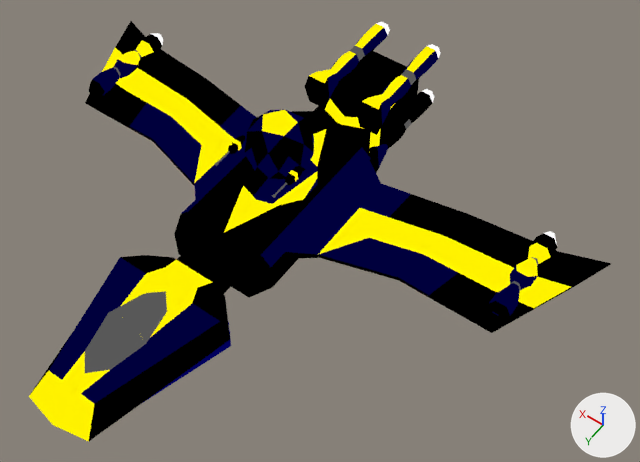
A saved change to the Blender file blender/Ship1.blend.
One viewpoint serves both versions: a camera (50 mm lens) standing at (-10.77, 13.16, 17.83) and looking at (-1.86, 0.67, -1.78). The lights are fixed; the arrows at lower right show +X, +Y and +Z.

The first picture shows 'Cockpit Connection', 'Cube', 'Cube.001', 'Cylinder', 'Cylinder.001', 'Cylinder.002', 'Engine Connection.', 'Glass', 'Main Body', 'Main wing', 'Structure', 'Turret Body', 'Wing connection'.
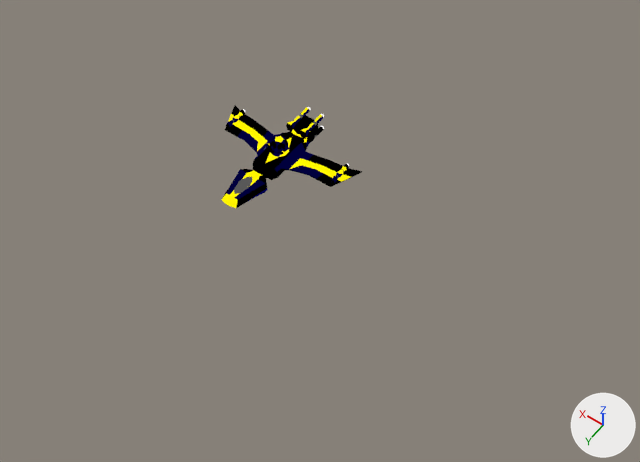
Where the newer file only moved an object's origin or applied its transform, the numbers keep the older frame.

Boxes [x1, y1, x2, y2] around the edits, measured in the pictures (640 x 462 px):
'Main wing', moved, rescaled (74% narrower, 73% shorter)
    before: [85, 21, 611, 333]
    after: [225, 105, 363, 187]
'Structure', moved, rescaled (76% narrower, 79% shorter)
    before: [29, 255, 231, 442]
    after: [221, 169, 268, 208]
'Main Body', moved, rescaled (74% narrower, 74% shorter)
    before: [174, 111, 371, 297]
    after: [253, 132, 304, 180]
'Cylinder.001', moved, rescaled (72% narrower, 70% shorter)
    before: [305, 22, 441, 173]
    after: [286, 107, 324, 151]
'Cube', moved, rescaled (72% narrower, 71% shorter)
    before: [325, 51, 419, 148]
    after: [292, 115, 318, 142]
'Wing connection', moved, rescaled
    before: [194, 135, 381, 259]
    after: [257, 134, 306, 170]
'Glass', mesh rescaled (77% narrower, 78% shorter)
    before: [85, 291, 167, 373]
    after: [234, 177, 252, 194]
'Cylinder', moved, rescaled (74% narrower, 74% shorter)
    before: [89, 33, 557, 321]
    after: [226, 109, 349, 184]
'Turret Body', mesh rescaled (75% narrower, 74% shorter)
    before: [244, 110, 314, 179]
    after: [271, 136, 288, 153]
'Cockpit Connection', moved, rescaled (75% narrower, 76% shorter)
    before: [177, 245, 231, 294]
    after: [254, 167, 267, 178]
'Cube.001', mesh rescaled, moved
    before: [228, 135, 303, 185]
    after: [267, 142, 285, 155]
'Engine Connection.', moved, rescaled
    before: [314, 106, 371, 149]
    after: [290, 131, 304, 144]
'Cylinder.002', mesh rescaled, moved (not visible afterwards)
    before: [215, 151, 287, 198]

The change, as a list of edits to the scene's bpy script:
```text
Change me_cube:
    where me_cube.from_pydata(...)  # 54 vertices, 46 faces, 1 loose edge; spans x -3.11..0.0, y -7.0..1.3, z -1.2..1.0
    used by ob_structure; location = (0.02, 8.32, -1.94); scale = (0.64, 0.64, 0.64)
    me_cube part 1: the whole mesh is scaled about the mesh origin by 0.161
Change me_icosphere_002:
    where me_icosphere_002.from_pydata(...)  # 46 vertices, 56 faces; spans x -1.02..1.02, y -2.3..2.3, z -1.02..1.02
    used by ob_glass; location = (0.02, 6.4, -1.3); scale = (0.64, 0.64, 0.64)
    me_icosphere_002 part 2: the whole mesh is scaled about its middle by 0.251, then moved by (-0.03, -7.49, 1.71)
Change me_cube_001:
    where me_cube_001.from_pydata(...)  # 16 vertices, 11 faces; spans x -0.999..0.0, y 0.0..1.0, z -0.498..1.0
    used by ob_cockpit_connection; location = (0.02, 3.2, -2.26); scale = (0.64, 0.64, 0.64)
    me_cube_001 part 3: the whole mesh is scaled about the mesh origin by 0.161
Change me_cube_003:
    where me_cube_003.from_pydata(...)  # 26 vertices, 25 faces; spans x -2.5..0.0, y -8.6..1.0, z -1.0..1.5
    used by ob_main_body; location = (0.02, 2.56, -2.26); scale = (0.64, 0.64, 0.64)
    me_cube_003 part 4: the whole mesh is scaled about the mesh origin by 0.161
Change me_cube_004:
    where me_cube_004.from_pydata(...)  # 8 vertices, 5 faces; spans x -3.5..-2.5, y -5.5..1.0, z -0.25..0.5
    used by ob_wing_connection; location = (0.02, 1.28, -1.94); scale = (0.64, 0.64, 0.64)
    me_cube_004 part 5: the whole mesh is scaled about the mesh origin by 0.161
Change me_cube_007:
    where me_cube_007.from_pydata(...)  # 8 vertices, 5 faces; spans x -1.499..0.0, y 0.0..1.0, z -0.498..1.0
    used by ob_engine_connection; location = (0.02, -3.58, -2.26); scale = (0.64, 0.64, 0.64)
    me_cube_007 part 6: the whole mesh is scaled about the mesh origin by 0.161
Change me_cube_005:
    where me_cube_005.from_pydata(...)  # 48 vertices, 43 faces; spans x -13.93..-3.43, y -18.69..-11.69, z -0.52..-0.32
    used by ob_main_wing; location = (-0.02, 8.76, -1.74); scale = (0.64, 0.64, 0.64)
    me_cube_005 part 7: the whole mesh is scaled about the mesh origin by 0.161
Change me_cylinder:
    where me_cylinder.from_pydata(...)  # 82 vertices, 70 faces, 12 loose edges; spans x -0.43..0.43, y -0.5..0.5, z -2.53..2.53
    used by ob_cylinder; location = (-7.22, -1.24, -1.7); rotation_euler = (-1.571, -1.571, 0.0), in degrees (-90, -90, 0); scale = (0.64, 0.64, 0.64)
    me_cylinder part 8: the whole mesh is scaled about its middle by 0.161
Change me_cube_010:
    where me_cube_010.from_pydata(...)  # 18 vertices, 17 faces; spans x -1.75..0.0, y -2.4..2.0, z -1.5..1.47
    used by ob_cube; location = (0.02, -4.22, -1.94); scale = (0.64, 0.64, 0.64)
    me_cube_010 part 9: the whole mesh is scaled about the mesh origin by 0.161
Change me_cylinder_001:
    where me_cylinder_001.from_pydata(...)  # 70 vertices, 68 faces; spans x -0.82..0.82, y -0.95..0.95, z -3.8..2.1
    used by ob_cylinder_001; location = (-0.94, -4.48, -0.98); rotation_euler = (-1.571, 0.524, 0.0), in degrees (-90, 30, 0); scale = (0.64, 0.64, 0.64)
    me_cylinder_001 part 10: the whole mesh is scaled about the mesh origin by 0.161
Change me_icosphere_005:
    where me_icosphere_005.from_pydata(...)  # 42 vertices, 80 faces; spans x -0.95..0.95, y -1.0..1.0, z -1.0..1.0
    me_icosphere_005 part 11: the whole mesh is scaled about its middle by 0.251
Change me_cube_006:
    where me_cube_006.from_pydata(...)  # 30 vertices, 35 faces; spans x 0.403..0.609, y -0.005..0.665, z -0.115..0.115
    me_cube_006 part 12: the whole mesh is scaled about the mesh origin by 0.251
Change ob_structure:
    ob_structure.scale: (0.64, 0.64, 0.64) -> (1.0, 1.0, 1.0)
    ob_structure.location: (0.02, 8.32, -1.94) -> (0.01, 2.09, -0.37)
Change ob_cockpit_connection:
    ob_cockpit_connection.scale: (0.64, 0.64, 0.64) -> (1.0, 1.0, 1.0)
    ob_cockpit_connection.location: (0.02, 3.2, -2.26) -> (0.01, 0.8, -0.45)
Change ob_main_body:
    ob_main_body.scale: (0.64, 0.64, 0.64) -> (1.0, 1.0, 1.0)
    ob_main_body.location: (0.02, 2.56, -2.26) -> (0.01, 0.64, -0.45)
Change ob_wing_connection:
    ob_wing_connection.scale: (0.64, 0.64, 0.64) -> (1.0, 1.0, 1.0)
    ob_wing_connection.location: (0.02, 1.28, -1.94) -> (0.01, 0.32, -0.37)
Change ob_engine_connection:
    ob_engine_connection.scale: (0.64, 0.64, 0.64) -> (1.0, 1.0, 1.0)
    ob_engine_connection.location: (0.02, -3.58, -2.26) -> (0.01, -0.9, -0.45)
Change ob_main_wing:
    ob_main_wing.scale: (0.64, 0.64, 0.64) -> (1.0, 1.0, 1.0)
    ob_main_wing.location: (-0.02, 8.76, -1.74) -> (0.0, 2.2, -0.32)
Change ob_cylinder:
    ob_cylinder.location: (-7.22, -1.24, -1.7) -> (-1.81, -0.31, -0.31)
    ob_cylinder.scale: (0.64, 0.64, 0.64) -> (1.0, 1.0, 1.0)
Change ob_cube:
    ob_cube.scale: (0.64, 0.64, 0.64) -> (1.0, 1.0, 1.0)
    ob_cube.location: (0.02, -4.22, -1.94) -> (0.01, -1.06, -0.37)
Change ob_cylinder_001:
    ob_cylinder_001.location: (-0.94, -4.48, -0.98) -> (-0.23, -1.12, -0.13)
    ob_cylinder_001.scale: (0.64, 0.64, 0.64) -> (1.0, 1.0, 1.0)
Change ob_cube_001:
    ob_cube_001.location: (-1.48, 0.32, -0.04) -> (-0.37, 0.08, -0.01)
Change ob_cylinder_002:
    ob_cylinder_002.location: (-0.98, 0.97, -0.04) -> (-0.24, 0.24, -0.01)
```
